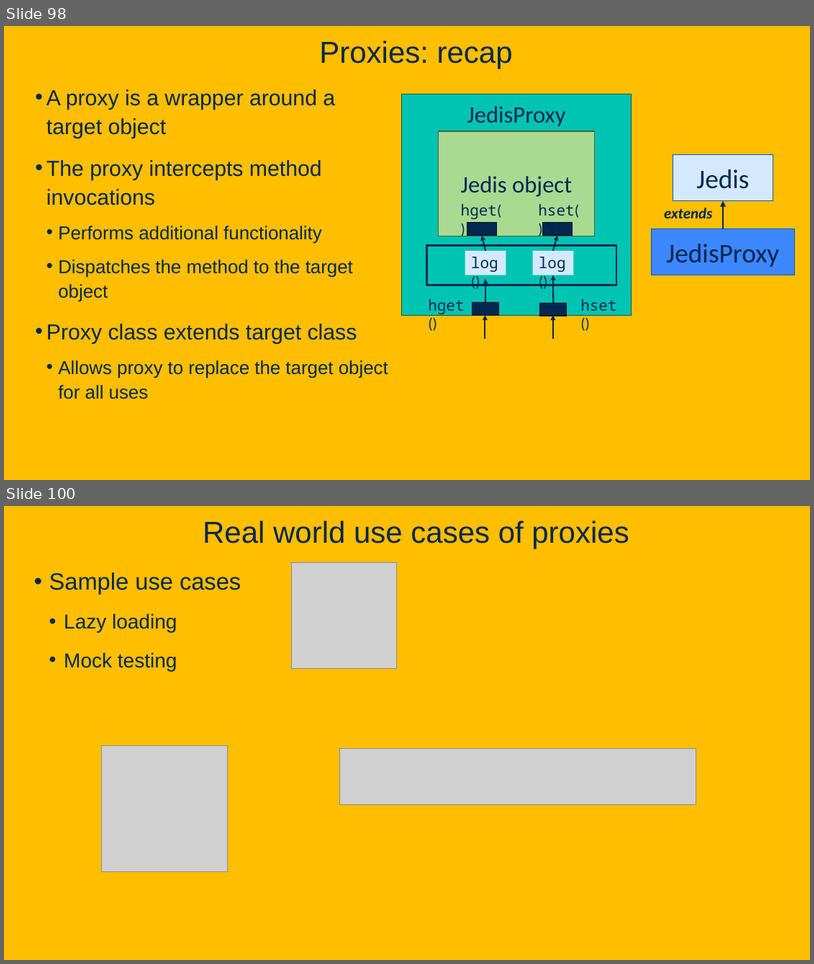
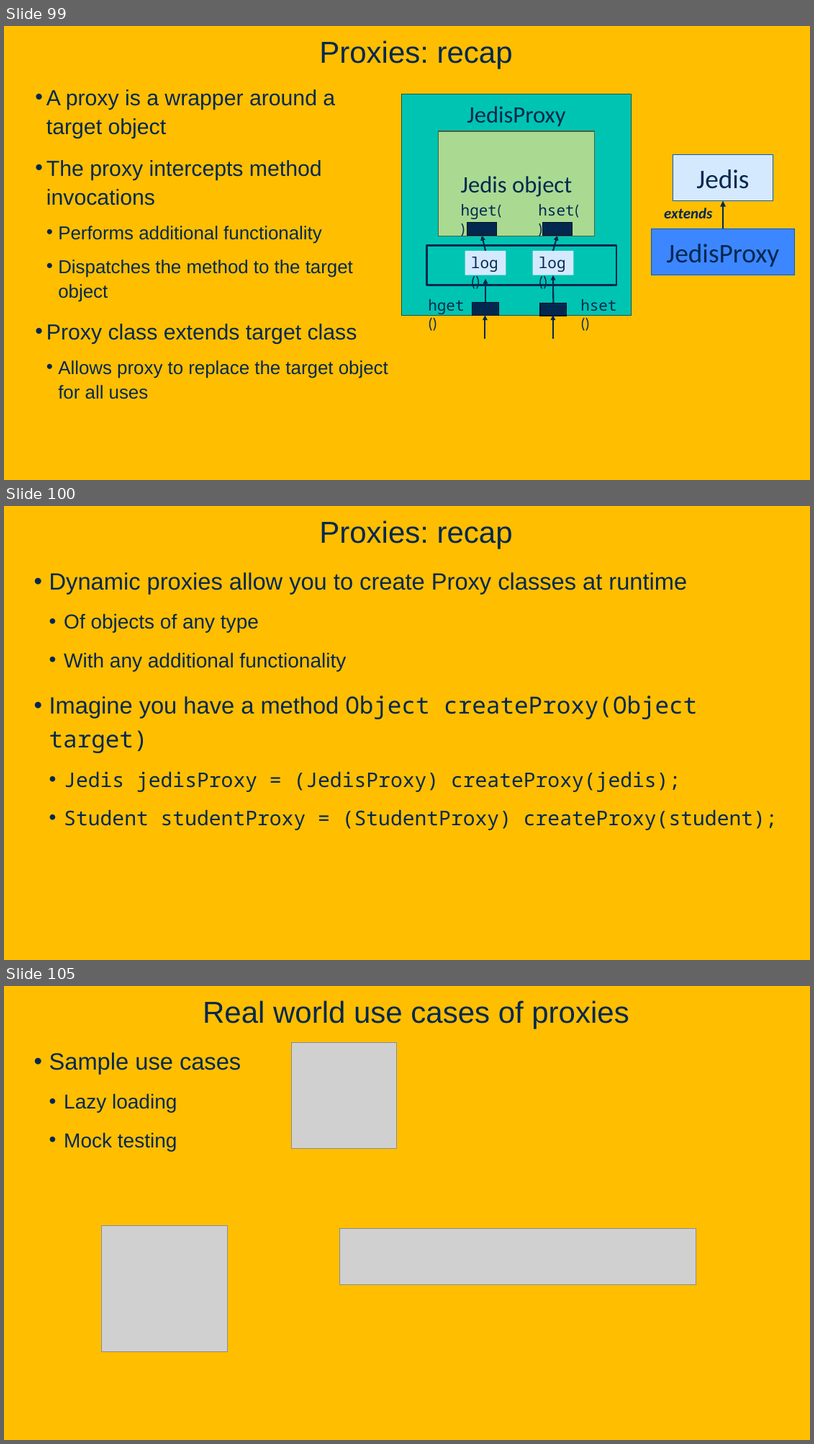
Before and after one commit to davsec-teaching/ecs160-f25, a slide deck: slides/5_annotations_and_reflection.pptx. Shown one above the other, each under a label of ours: slides 98 and 100 before the commit, slides 99, 100 and 105 after it; the slides between them are not shown. The pictures are 814x964 and 814x1444 pixels, drawn with LibreOffice and Linux fonts; fonts in the diff are those of the drawing; grey boxes stand for pictures; background and template pictures are left out. Boxes give left, top, right and bottom in pixels: in the first picture for what was removed or moved away, otherwise in the second. Text is boxed around its words. In the diff, an @@ line names an element or a change of style, - is before the commit and + after.

Commit message:
Update proxying slides

```diff
--- a/slides/5_annotations_and_reflection.pptx
+++ b/slides/5_annotations_and_reflection.pptx
@@ slide 100 added at (4, 506, 810, 960), background picture (left out) @@
@@ title added at (319, 520, 513, 548), 36 pt, text #022850 @@
+Proxies: recap
@@ text added at (49, 572, 778, 830), 24 pt, text #022850 @@
+• Dynamic proxies allow you to create Proxy classes at runtime
+  • Of objects of any type
+  • With any additional functionality
+• Imagine you have a method Object createProxy(Object target)
+  • Jedis jedisProxy = (JedisProxy) createProxy(jedis);
+  • Student studentProxy = (StudentProxy) createProxy(student);
@@ what was slide 98 is now slide 99 @@
@@ what was slide 100 is now slide 105 @@
```
Also in this commit, not shown: 11 slides changed, 4 other slides added.
